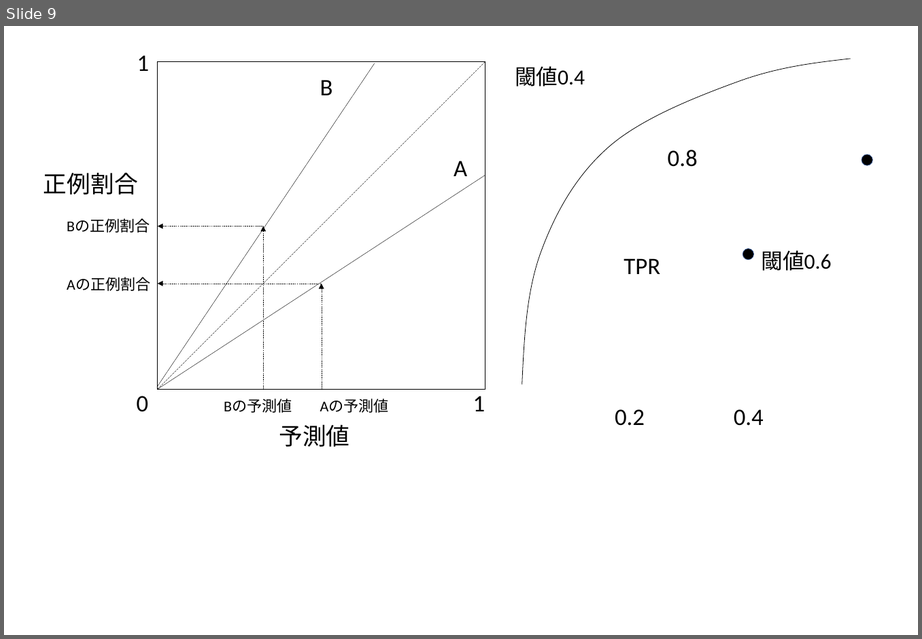
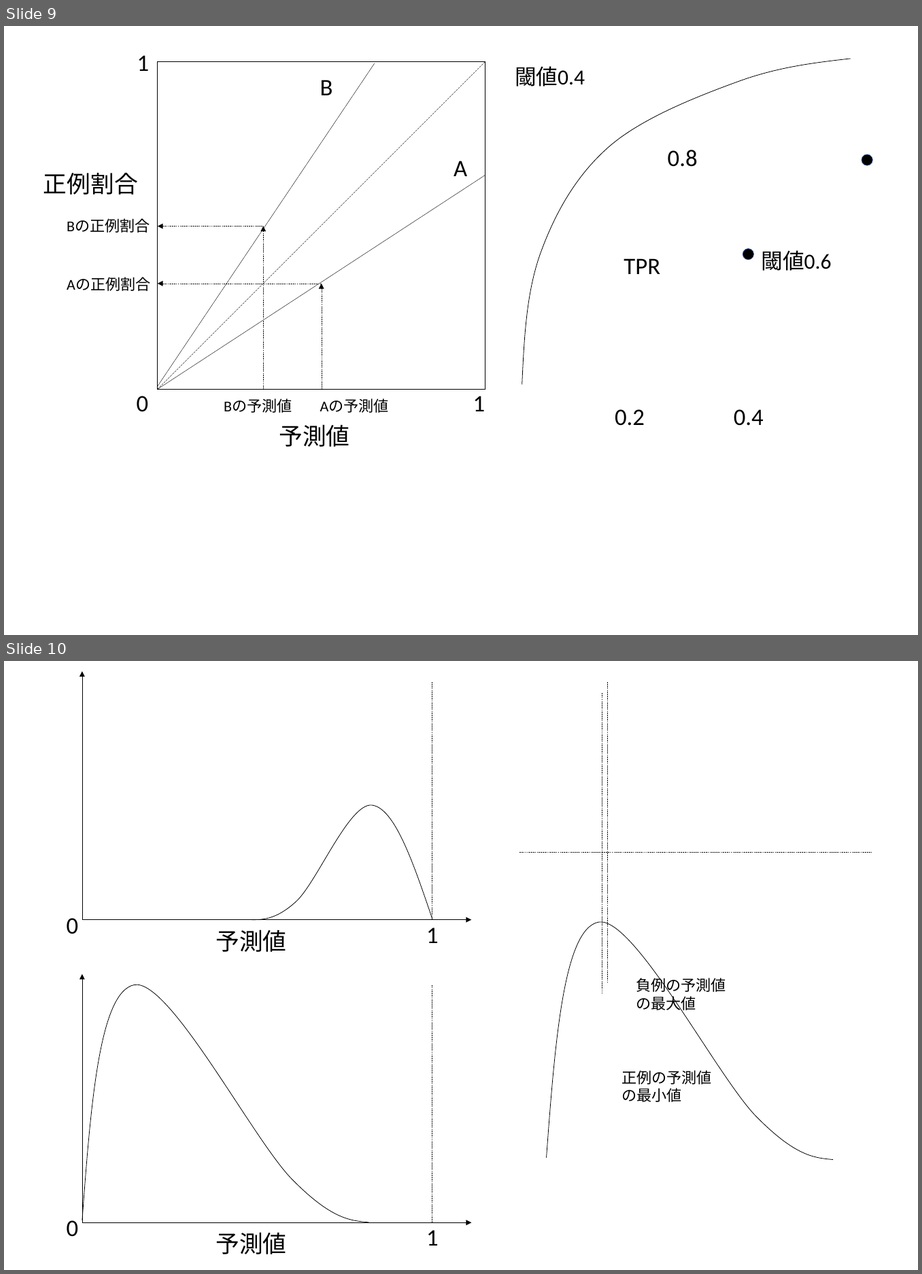
Before and after one commit to Rio114/MachineLearning, a slide deck: unbalance/images.pptx. Shown one above the other, each under a label of ours: slide 9 before the commit, slides 9 and 10 after it. The pictures are 922x639 and 922x1274 pixels, drawn with LibreOffice and Linux fonts; fonts in the diff are those of the drawing. Boxes give left, top, right and bottom in pixels: in the first picture for what was removed or moved away, otherwise in the second. Text is boxed around its words. In the diff, an @@ line names an element or a change of style, - is before the commit and + after.

```diff
--- a/unbalance/images.pptx
+++ b/unbalance/images.pptx
@@ slide 10 added at [4,661,918,1270], background #FFFFFF @@
@@ arrow added from (82, 920) to (82, 671), #000000 0.5 pt @@
@@ line added from (432, 682) to (432, 920), #000000 0.5 pt dashed @@
@@ line added from (602, 693) to (602, 994), #000000 0.5 pt dashed @@
@@ line added from (607, 682) to (607, 984), #000000 0.5 pt dashed @@
@@ freeform shape added at [247,805,432,920], outline #000000 1 pt @@
@@ line added from (519, 852) to (872, 852), #000000 0.5 pt dashed @@
@@ text added at [67,918,79,934], 44 pt, text #000000 @@
+0
@@ arrow added from (82, 920) to (471, 920), #000000 0.5 pt @@
@@ freeform shape added at [547,922,833,1160], outline #000000 1 pt @@
@@ text added at [215,930,286,952], 44 pt, text #000000 @@
+予測値
@@ text added at [426,928,439,943], 44 pt, text #000000 @@
+1
@@ freeform shape added at [82,985,369,1223], outline #000000 1 pt @@
@@ arrow added from (82, 1223) to (82, 974), #000000 0.5 pt @@
@@ line added from (432, 985) to (432, 1223), #000000 0.5 pt dashed @@
@@ text added at [636,976,726,1013], 28 pt, text #000000 @@
+負例の予測値の最大値
@@ text added at [621,1070,712,1102], 28 pt, text #000000 @@
+正例の予測値の最小値
@@ text added at [67,1221,79,1237], 44 pt, text #000000 @@
+0
@@ arrow added from (82, 1223) to (471, 1223), #000000 0.5 pt @@
@@ text added at [426,1230,439,1246], 44 pt, text #000000 @@
+1
@@ text added at [215,1232,286,1255], 44 pt, text #000000 @@
+予測値
```
Also in this commit, not shown: 3 other slides added, 1 slide removed, 5 other files.
